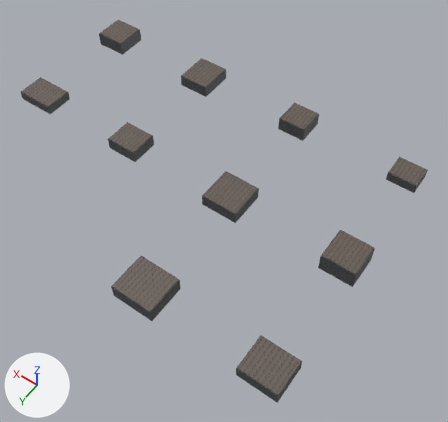
Before and after pictures for a commit that changed the glTF model assets/Factory/PhysicsGallery.gltf.
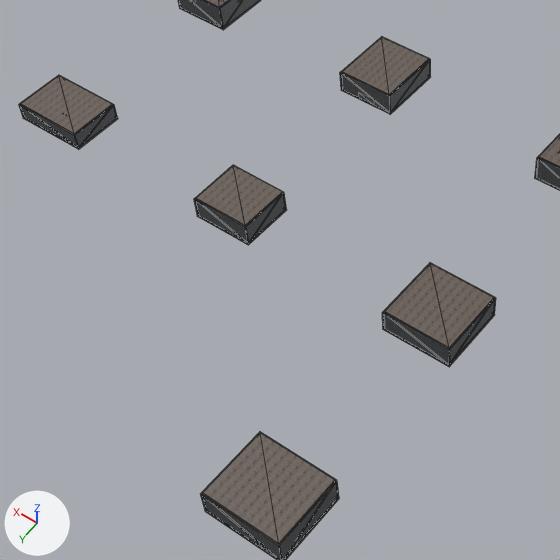
Each version appears first whole from a camera (50 mm lens) standing at (-43.0, 209.0, 224.0) and looking at (62.0, 62.0, -7.0), and next in a close-up on the part from 2% to 65% of the width and 9% to 76% of the height. The axes (+X, +Y, +Z) are drawn at lower left. The lights are the same throughout. The last two pictures show the newer version. The close-ups show mesh edges as thin lines. Vertices at exactly the same position are counted once.

In view in the first close-up: 'rooms'.
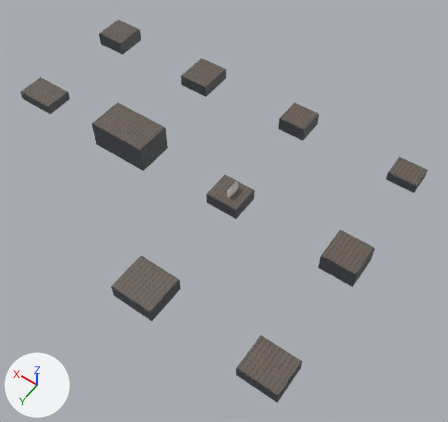
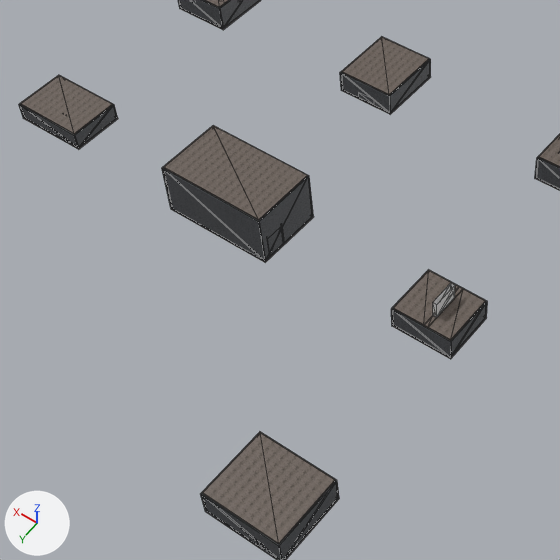
Patch to the scene script:
```diff
--- a/assets/Factory/PhysicsGallery.gltf.py
+++ b/assets/Factory/PhysicsGallery.gltf.py
@@ img_lift_d_ktx2 @@
+img_lift_d_ktx2 = load_image('lift_d.ktx2', 'Source/lift_d.png', 2048, 2048, 'sRGB')
@@ img_lift_n_ktx2 @@
+img_lift_n_ktx2 = load_image('lift_n.ktx2', 'Source/lift_n.png', 2048, 2048, 'Non-Color')
@@ mat_metal @@
+mat_metal = bpy.data.materials.new('metal')
+# uses the picture img_lift_d_ktx2
+# uses the picture img_lift_n_ktx2
@@ me_rooms @@
 # used by ob_rooms; location = (0.0, 0.0, 0.0)
-me_rooms.from_pydata(...)  # 544 vertices, 1056 faces; spans x -9.0..190.0, y -9.0..129.0, z 0.0..9.0
+me_rooms.from_pydata(...)  # 864 vertices, 1780 faces; spans x -9.0..190.0, y -9.0..129.0, z 0.0..14.0
+# me_rooms part 1: the loose piece of 32 vertices spanning x 51.0..69.0, y 51.0..69.0, z 0.0..6.0 is scaled about its middle by (1.65, 1, 2.3), then moved by (60.0, 0.0, 4.0)
+# me_rooms part 2: a new loose piece of 88 vertices spanning x 52.0..68.0, y 53.0..67.0, z 0.0..11.0
+# me_rooms part 3: 6 vertices moved from x 112.0..128.0, y 53.0..67.0, z 0.0..6.0 to x 112.0..115.0, y 67.0, z 0.0..6.0; 23 vertices removed from x 112.0..128.0, y 53.0..67.0, z 0.0..6.0; 235 vertices added at x 105.0..120.0, y 62.0..67.0, z 0.0..7.0
+# other edits to the shape of me_rooms do not show in these pictures
 me_rooms.materials.append(mat_floor)
@@ me_rooms @@
 me_rooms.materials.append(mat_rust)
+me_rooms.materials.append(mat_metal)
```

Where the change shows, as pixel boxes (x1, y1, x2, y2) in the close-ups (560 x 560 px; the box of a moved part takes in the faces that stretch with it):
part 1 of me_rooms, moved or reshaped
    before: (382, 263, 496, 367)
    after: (162, 125, 314, 263)
part 2 of me_rooms, added
    after: (391, 270, 488, 359)
part 3 of me_rooms, built on
    before: (194, 165, 287, 245)
